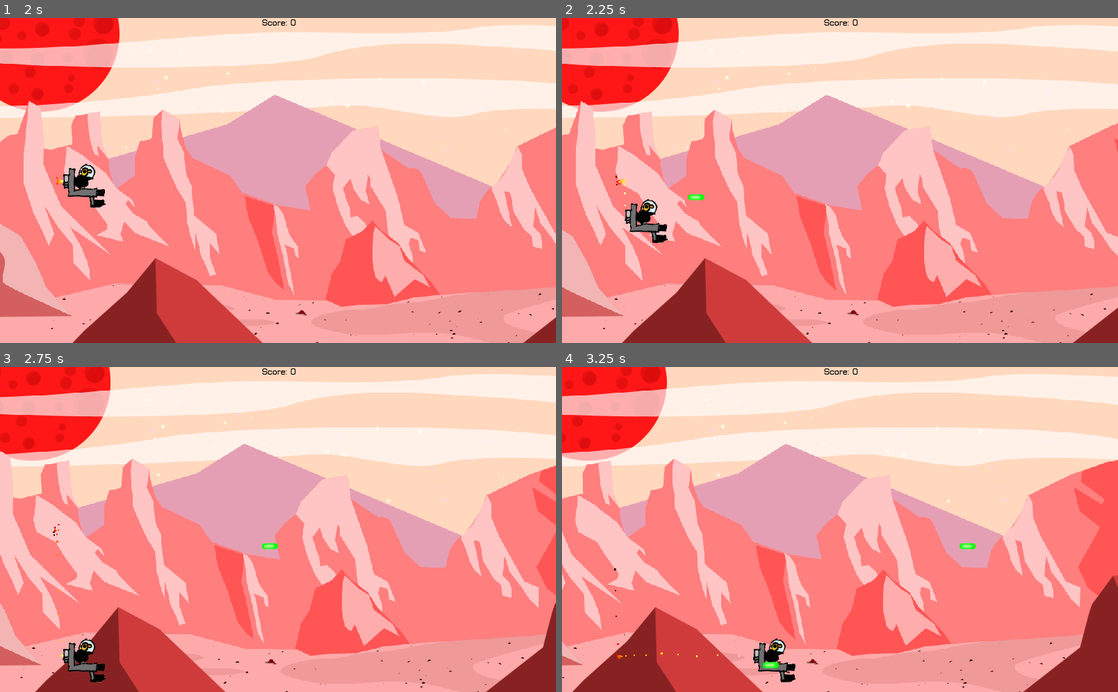
Above: before the commit, frames 1-4 (two rows, left to right).
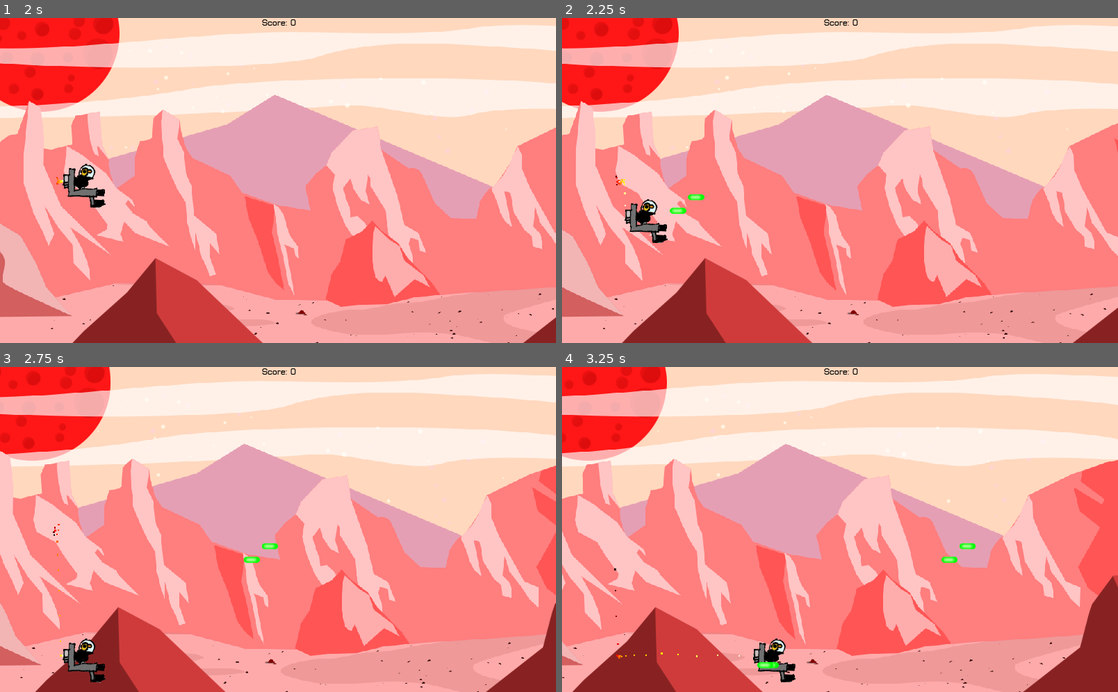
Above: after the commit, the same moments.

Repository: the-g-force/FamJam-January2021
Game: Godot game, scene res://src/SplashScreen.tscn
The game is run twice, just before and just after one commit, with the same random seed, the same clock (stepped at 60 frames per second) and the same inputs.
Inputs (mouse positions are in pixels of both pictures, inside the frame that each line leads up to):
- Up to frame 1 (2 s): tap Enter at 0.5 s; move the mouse to (400, 164) at 0.52 s; hold D (move_right) 0.53-1.25 s; tap Space (fire) at 0.6 s; click (400, 164) at 0.67 s; click "Play" at 1.25 s
- Up to frame 2 (2.25 s): move the mouse to (728, 196) at 2.02 s; hold S (move_down) from 2.03 s (still down); tap Space (fire) at 2.1 s; click (728, 196) at 2.17 s
- Up to frame 3 (2.75 s): keep holding S (move_down)
- Up to frame 4 (3.25 s): move the mouse to (895, 458) at 2.77 s; release S (move_down) at 2.78 s; hold D (move_right) from 2.78 s (still down); tap Space (fire) at 2.85 s; click (895, 458) at 2.92 s

Frame 1 is identical in both runs. In frame 2, less than 0.1% of the frame differs, in the area x 19-23%, y 58-61%; in frame 3, less than 0.1%; in frame 4, 0.1%, in the area x 35-72%, y 58-93%.

Commit message:
Allow mouse button to fire as well

Diff:
--- a/project/project.godot
+++ b/project/project.godot
@@ -68,6 +68,7 @@
 fire={
 "deadzone": 0.5,
 "events": [ Object(InputEventKey,"resource_local_to_scene":false,"resource_name":"","device":0,"alt":false,"shift":false,"control":false,"meta":false,"command":false,"pressed":false,"scancode":32,"unicode":0,"echo":false,"script":null)
+, Object(InputEventMouseButton,"resource_local_to_scene":false,"resource_name":"","device":0,"alt":false,"shift":false,"control":false,"meta":false,"command":false,"button_mask":0,"position":Vector2( 0, 0 ),"global_position":Vector2( 0, 0 ),"factor":1.0,"button_index":1,"pressed":false,"doubleclick":false,"script":null)
  ]
 }
 
